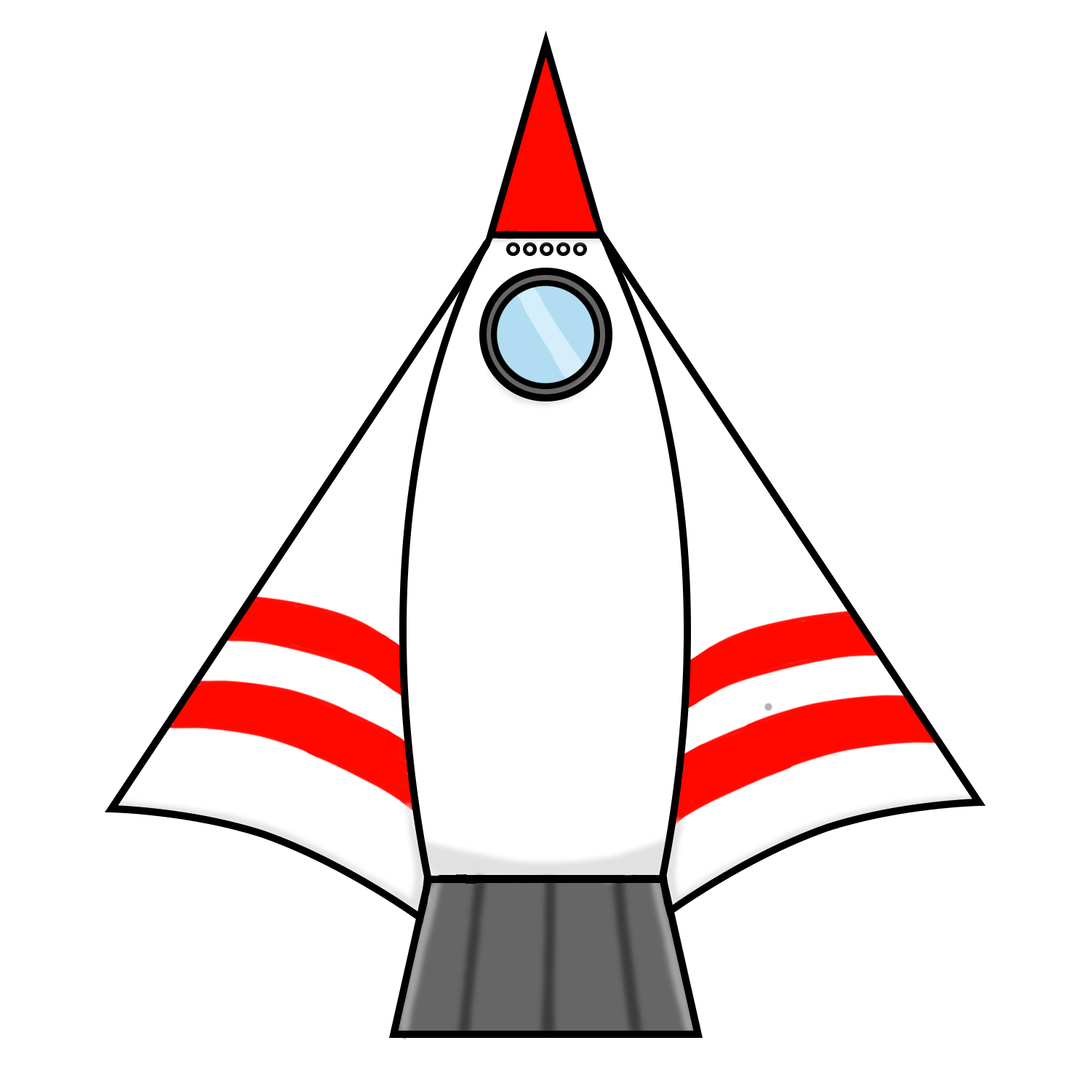
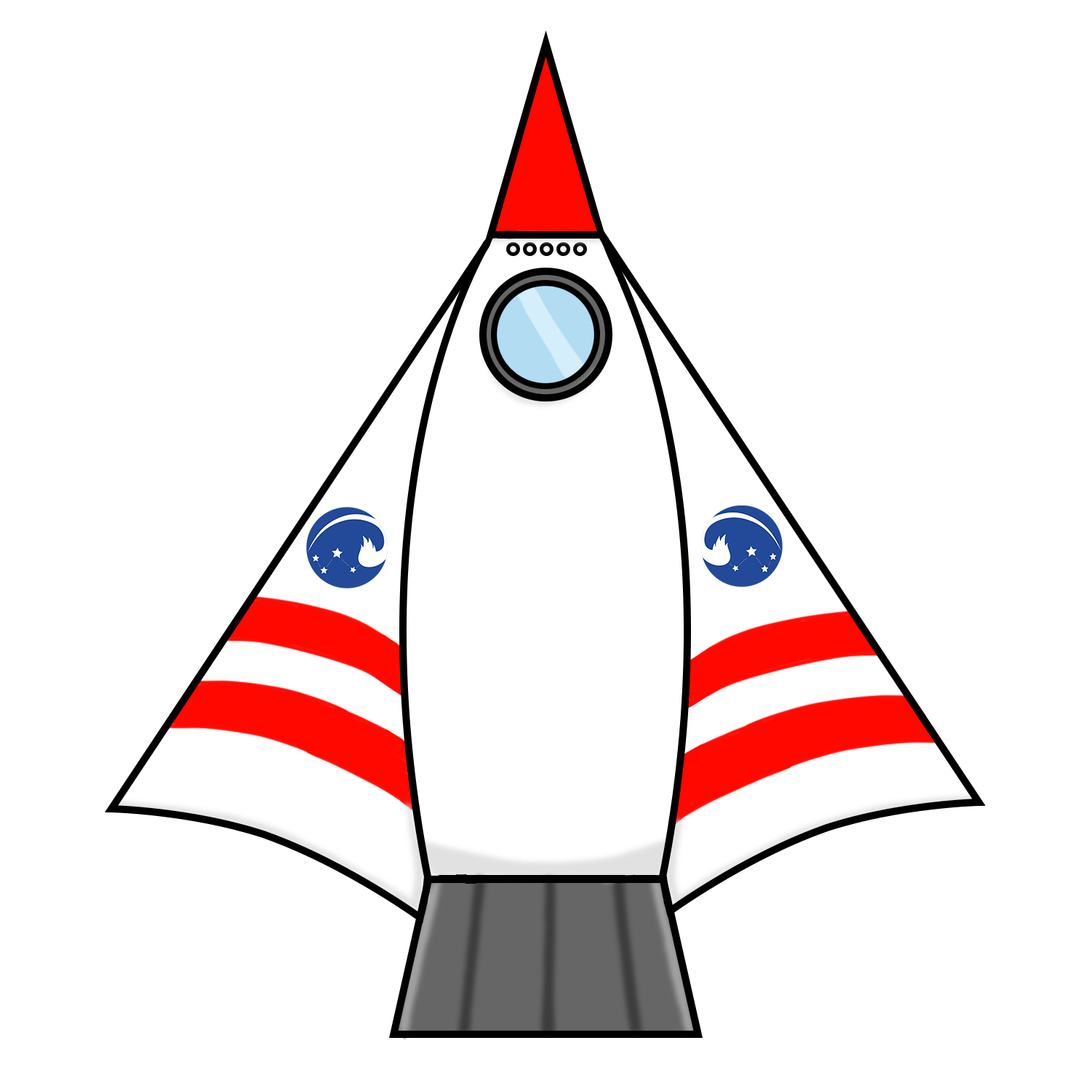
Comparing the layer stacks of the two 1091×1091 images. Changes:
added layer "High Res Return to the Stars logo" (1st of 2) above "High Res Return to the Stars logo" over [306, 507, 388, 589]
added layer "High Res Return to the Stars logo" (2nd of 2) above "Triangle 2" over [701, 505, 783, 588]
painted on "Triangle 2" over [764, 702, 774, 712]
